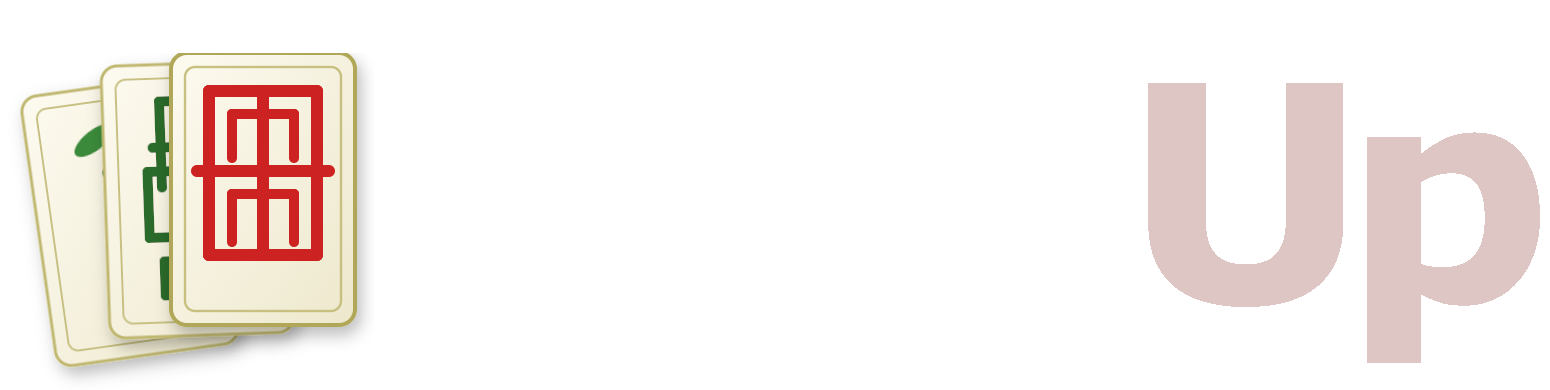
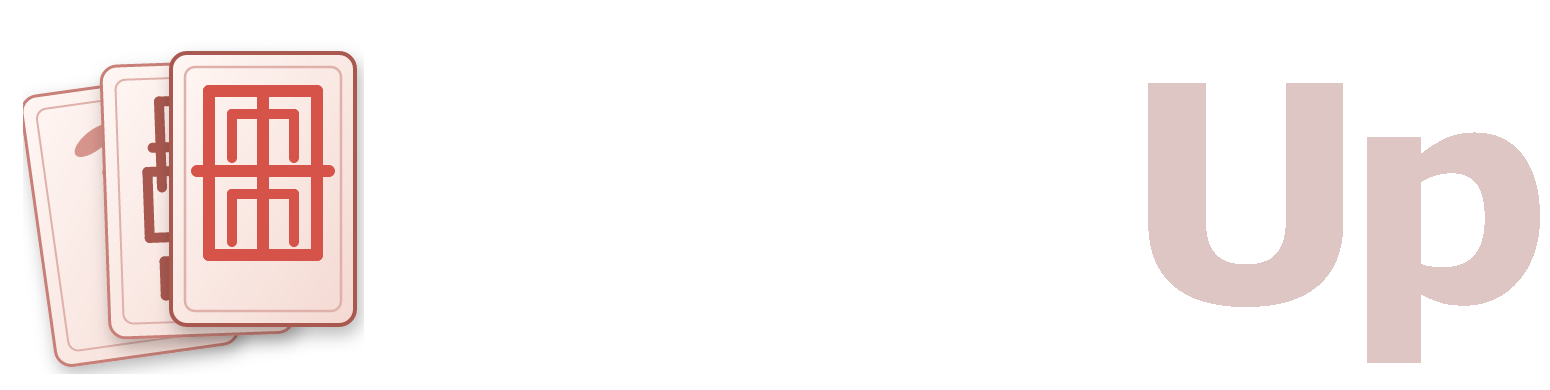
Comparing the layer stacks of the two 1550 × 390 images. Changes:
renamed "Pasted Layer" to "mahjup_tiles.png", moved it above "MahjUp", painted on it over [12, 44, 374, 388]